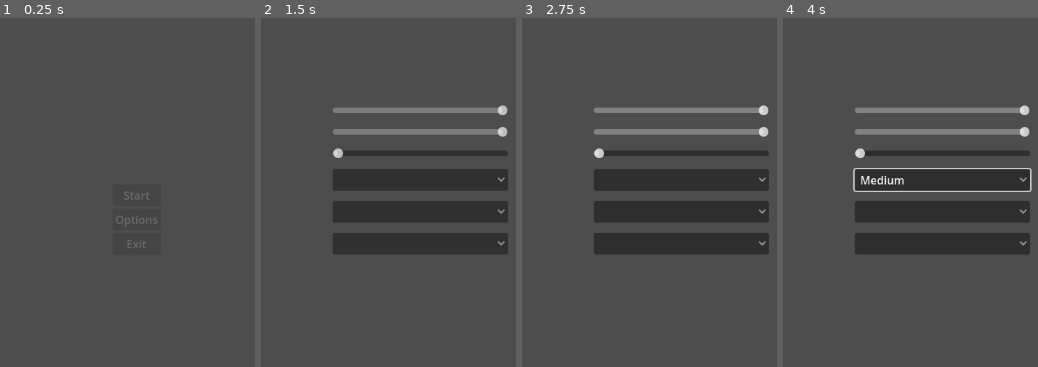
Above: before the commit, frames 1-4 (left to right).
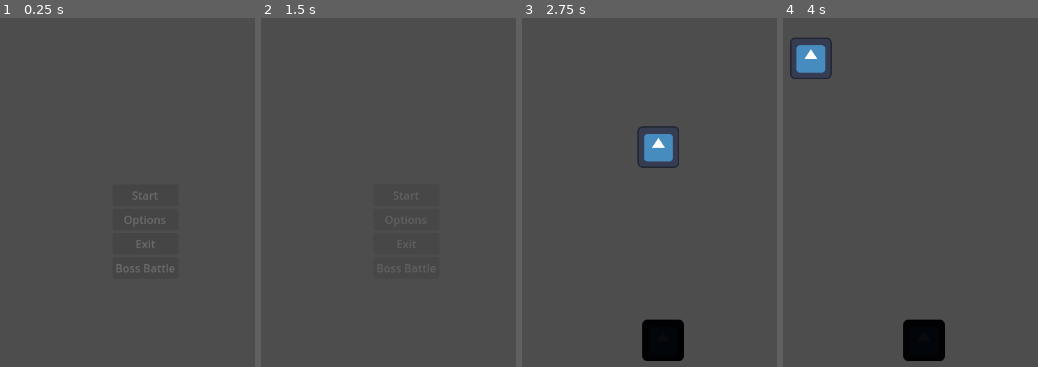
Above: after the commit, the same moments.

Repository: SethBradley/Magic-Girl-Jam
Game: Godot game, scene res://src/screen_start/start_screen.tscn
The game is run twice, just before and just after one commit, with the same random seed, the same clock (stepped at 60 frames per second) and the same inputs. The engine's default icon, where the game draws it, is replaced by a stand-in: a white triangle on a blue panel in a dark square.
Inputs (mouse positions are in pixels of both pictures, inside the frame that each line leads up to):
- Up to frame 1 (0.25 s): no input
- Up to frame 2 (1.5 s): click "Options" at 0.5 s; click (424, 346) at 1.25 s, where only the run after the commit has a clickable "Back"
- Up to frame 3 (2.75 s): click (667, 269) at 2 s, where only the run after the commit has a clickable "Boss Battle"
- Up to frame 4 (4 s): click (943, 178) at 2.77 s; click (943, 213) at 3.52 s

The runs differ from the first frame. In frame 1, 0.3% of the frame differs, in the area x 45-68%, y 49-73%; in frame 2, 13%; in frame 3, 19%; in frame 4, 19%, in the area x 2-98%, y 5-99%.

Commit message:
added generic movement

Diff:
--- /dev/null
+++ b/src/scene_boss_battle/boss_battle.tscn
@@ -0,0 +1,50 @@
+[gd_scene load_steps=5 format=3 uid="uid://bkrfrsqvqt8w4"]
+
+[ext_resource type="Texture2D" uid="uid://c3oya8fs6eqjy" path="res://icon.svg" id="1_iulh3"]
+[ext_resource type="Script" uid="uid://cnyc4y8dl01c7" path="res://src/scene_boss_battle/dance_a_path.gd" id="1_meavw"]
+
+[sub_resource type="Curve2D" id="Curve2D_iulh3"]
+_data = {
+"points": PackedVector2Array(0, 0, 0, 0, 570, 100, 0, 0, 0, 0, 570, 247, 0, 0, 0, 0, 408, 246, 0, 0, 0, 0, 409, 100)
+}
+point_count = 4
+
+[sub_resource type="RectangleShape2D" id="RectangleShape2D_iulh3"]
+size = Vector2(62, 61)
+
+[node name="Node2D" type="Node2D"]
+
+[node name="Dance_A" type="Path2D" parent="."]
+curve = SubResource("Curve2D_iulh3")
+
+[node name="PathFollow2D" type="PathFollow2D" parent="Dance_A"]
+position = Vector2(570, 100)
+rotation = 1.5708
+rotates = false
+loop = false
+script = ExtResource("1_meavw")
+
+[node name="CharacterBody2D" type="CharacterBody2D" parent="Dance_A/PathFollow2D"]
+position = Vector2(-100, 570)
+rotation = -1.5708
+
+[node name="Sprite2D" type="Sprite2D" parent="Dance_A/PathFollow2D/CharacterBody2D"]
+position = Vector2(569, 97)
+scale = Vector2(0.46875, 0.46875)
+texture = ExtResource("1_iulh3")
+
+[node name="CollisionShape2D" type="CollisionShape2D" parent="Dance_A/PathFollow2D/CharacterBody2D"]
+position = Vector2(570, 97)
+shape = SubResource("RectangleShape2D_iulh3")
+
+[node name="Player" type="CharacterBody2D" parent="."]
+
+[node name="Sprite2D2" type="Sprite2D" parent="Player"]
+modulate = Color(0.0355, 0.0403333, 0.05, 1)
+position = Vector2(571, 523)
+scale = Vector2(0.46875, 0.46875)
+texture = ExtResource("1_iulh3")
+
+[node name="CollisionShape2D2" type="CollisionShape2D" parent="Player"]
+position = Vector2(572, 523)
+shape = SubResource("RectangleShape2D_iulh3")
--- /dev/null
+++ b/src/scene_boss_battle/dance_a_path.gd
@@ -0,0 +1,9 @@
+extends PathFollow2D
+
+var speed = 0.5
+
+func _process(delta):
+	loop_movement(delta)
+
+func loop_movement(delta):
+	progress_ratio += delta * speed
--- /dev/null
+++ b/src/screen_options/options_menu.gd
@@ -0,0 +1,6 @@
+extends Control
+
+
+func _on_back_button_pressed() -> void:
+	get_tree().change_scene_to_file("res://src/screen_start/start_screen.tscn")
+	pass # Replace with function body.
--- a/src/screen_options/options_menu.tscn
+++ b/src/screen_options/options_menu.tscn
@@ -1,5 +1,6 @@
-[gd_scene load_steps=6 format=3 uid="uid://c054ld1rof57w"]
+[gd_scene load_steps=7 format=3 uid="uid://c054ld1rof57w"]
 
+[ext_resource type="Script" uid="uid://bo8vkn64r5ri0" path="res://src/screen_options/options_menu.gd" id="1_87h5f"]
 [ext_resource type="Script" uid="uid://crb02df607v3y" path="res://src/screen_options/v_box_container.gd" id="1_g3p8v"]
 [ext_resource type="AudioStream" uid="uid://bkyq1nl2bffsd" path="res://src/screen_options/Sketchbook 2024-10-13.ogg" id="2_d6rgl"]
 
@@ -46,6 +47,7 @@
 anchor_bottom = 1.0
 grow_horizontal = 2
 grow_vertical = 2
+script = ExtResource("1_87h5f")
 
 [node name="VBoxContainer" type="VBoxContainer" parent="."]
 layout_mode = 0
@@ -111,5 +113,14 @@
 bus = &"music"
 parameters/looping = false
 
+[node name="BackButton" type="Button" parent="."]
+layout_mode = 0
+offset_left = 580.0
+offset_top = 515.0
+offset_right = 625.0
+offset_bottom = 546.0
+text = "Back"
+
 [connection signal="value_changed" from="VBoxContainer/Slider_Music" to="VBoxContainer" method="_on_slider_music_value_changed"]
 [connection signal="value_changed" from="VBoxContainer/Slider_SFX" to="VBoxContainer" method="_on_slider_sfx_value_changed"]
+[connection signal="pressed" from="BackButton" to="." method="_on_back_button_pressed"]
--- a/src/screen_start/start_screen.gd
+++ b/src/screen_start/start_screen.gd
@@ -1,12 +1,13 @@
 extends Control
 
 func _on_start_pressed():
-	pass # Replace with function body.
-
+	get_tree().change_scene_to_file("res://src/scene_boss_battle/boss_battle.tscn")
 
 func _on_options_pressed():
 	get_tree().change_scene_to_file("res://src/screen_options/options_menu.tscn")
 
-
 func _on_exit_pressed():
 	get_tree().quit()
+
+func _on_boss_battle_pressed() -> void:
+	get_tree().change_scene_to_file("res://src/scene_boss_battle/boss_battle.tscn")
--- a/src/screen_start/start_screen.tscn
+++ b/src/screen_start/start_screen.tscn
@@ -66,6 +66,10 @@
 layout_mode = 2
 text = "Exit"
 
+[node name="BossBattle" type="Button" parent="VBoxContainer"]
+layout_mode = 2
+text = "Boss Battle"
+
 [node name="FadePlayer" type="AnimationPlayer" parent="VBoxContainer"]
 libraries = {
 &"": SubResource("AnimationLibrary_lufsh")
@@ -73,7 +77,6 @@
 autoplay = "fade_in"
 
 [connection signal="pressed" from="VBoxContainer/Start" to="." method="_on_start_pressed"]
-[connection signal="pressed" from="VBoxContainer/Options" to="." method="_on_start_pressed"]
 [connection signal="pressed" from="VBoxContainer/Options" to="." method="_on_options_pressed"]
-[connection signal="pressed" from="VBoxContainer/Exit" to="." method="_on_start_pressed"]
 [connection signal="pressed" from="VBoxContainer/Exit" to="." method="_on_exit_pressed"]
+[connection signal="pressed" from="VBoxContainer/BossBattle" to="." method="_on_boss_battle_pressed"]
Not shown, added: src/scene_boss_battle/dance_a_path.gd.uid
Not shown, added: src/screen_options/options_menu.gd.uid
